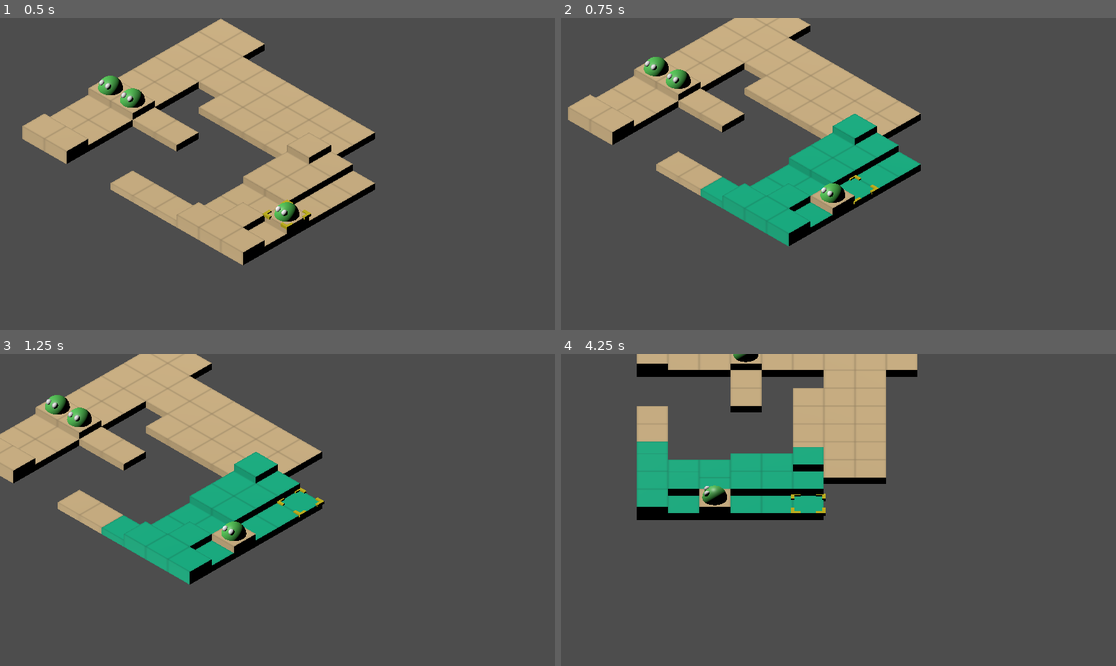
Above: before the commit, frames 1-4 (two rows, left to right).
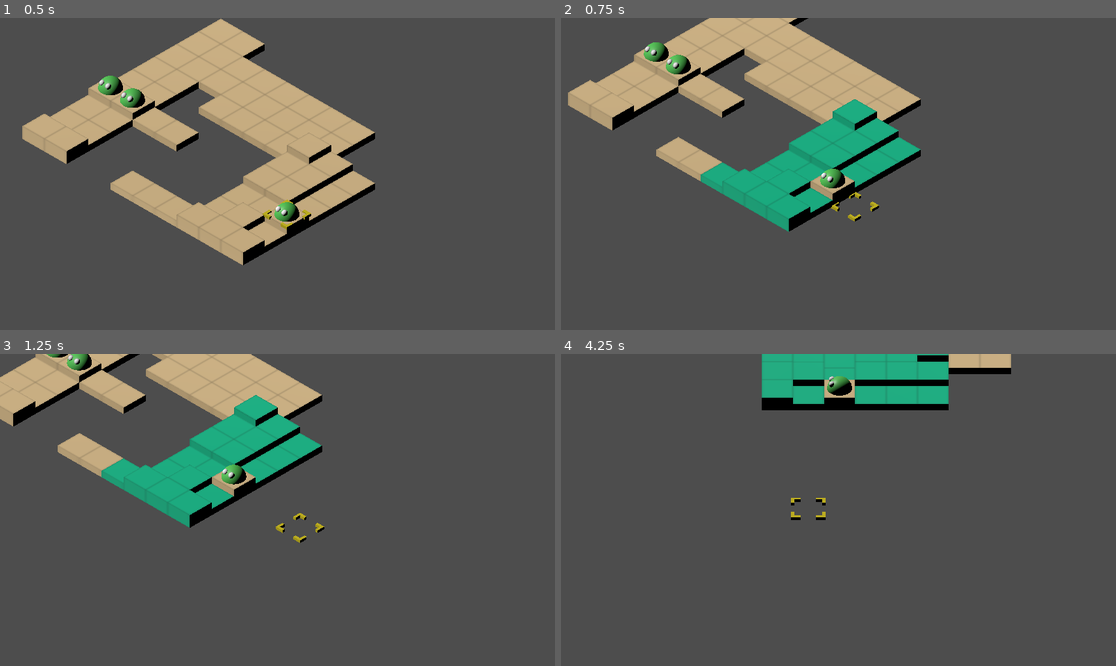
Above: after the commit, the same moments.

Repository: cyntrist/GodotTactics
Game: Godot game, scene res://Scenes/Battle.tscn
Same seed, same stepped clock (60 frames per second), same inputs: the game is played once before the commit and once after it.
Inputs (mouse positions are in pixels of both pictures, inside the frame that each line leads up to):
- Up to frame 1 (0.5 s): no input
- Up to frame 2 (0.75 s): tap Enter (fire_1) at 0.5 s; move the mouse to (960, 158) at 0.52 s; hold D (move_right) from 0.53 s (still down); hold Right mouse button (camera_activate) from 0.53 s (still down)
- Up to frame 3 (1.25 s): keep holding D (move_right); keep holding Right mouse button (camera_activate)
- Up to frame 4 (4.25 s): move the mouse to (727, 525) at 1.27 s; release D (move_right) at 1.28 s; release Right mouse button (camera_activate) at 1.28 s; hold S (move_down) 1.28-2.03 s; tap one key every 0.75 s from 1.35 s: K (camera_down) J (camera_left) L (camera_right) I (camera_up); move the mouse to (894, 441) at 2.02 s; hold D (move_right) 2.03-2.78 s; move the mouse to (810, 572) at 2.77 s; hold W (move_up) 2.78-3.53 s; move the mouse to (1005, 556) at 3.52 s; hold A (move_left) from 3.53 s (still down)

Frame 1 is identical in both runs. In frame 2, 14% of the frame differs, in the area x 1-65%, y 0-74%; in frame 3, 26%, in the area x 0-59%, y 0-74%; in frame 4, 20%.

Commit message:
Update CameraController.gd

Diff:
--- a/GodotProject/Scripts/Controller/CameraController.gd
+++ b/GodotProject/Scripts/Controller/CameraController.gd
@@ -81,13 +81,13 @@
 
 func AdjustedMovement(input: Vector2i) -> Vector2i:
 	match _headingIndex:
-		0: return input                          # 0°
-		1: return Vector2i(input.y, -input.x)    # 45°
-		2: return Vector2i(input.y, -input.x)    # 90°
-		3: return Vector2i(-input.x, -input.y)   # 135°
-		4: return Vector2i(-input.x, -input.y)   # 180°
-		5: return Vector2i(-input.y, input.x)    # 225°
-		6: return Vector2i(-input.y, input.x)    # 270°
-		7: return Vector2i(input.x, input.y)     # 315°
+		1: return input                          # 0°
+		2: return Vector2i(input.y, -input.x)    # 45°
+		3: return Vector2i(input.y, -input.x)    # 90°
+		4: return Vector2i(-input.x, -input.y)   # 135°
+		5: return Vector2i(-input.x, -input.y)   # 180°
+		6: return Vector2i(-input.y, input.x)    # 225°
+		7: return Vector2i(-input.y, input.x)    # 270°
+		0: return Vector2i(input.x, input.y)     # 315°
 
 	return input
